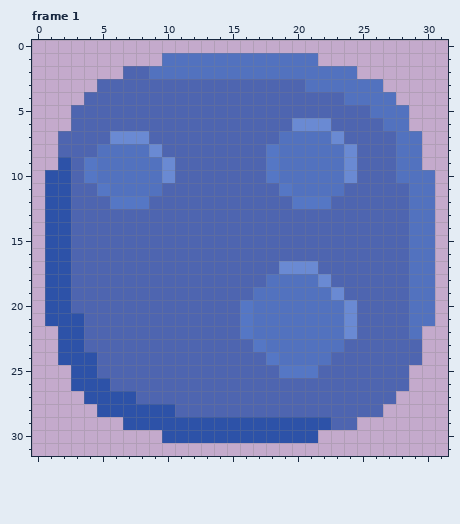
Pixel-art file: WIP Assets/Player/Player_Idle.ase. Above: the version before the commit.
32x32 pixels, 4 frames. Colours within 5 levels of each other are drawn and written as one. Shown: frame 1. The commit also changed other frames, which this record leaves out.
After:
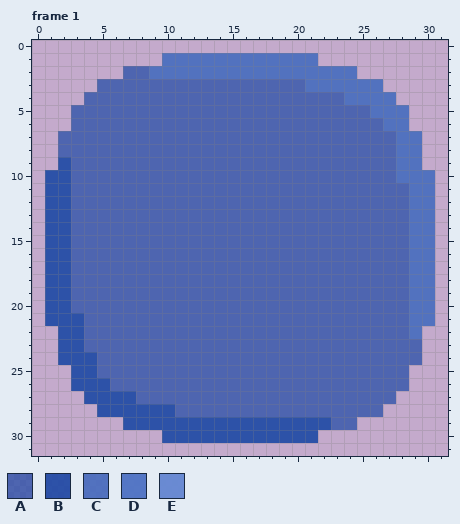
Palette (. is transparent): A #204aa5b7  B #204aa5eb  C #476cbee8  D #5175c5f7  E #6789d3f7
Difference:
layer "Bubbles/Top Right" now hidden
layer "Bubbles/Top Left" now hidden
layer "Bubbles/Bottom" now hidden
Frame 1:
y 6: x 20..22 EEE -> AAA
y 7: x 6..8 EEE -> AAA; x 19..23 CCCCE -> AAAAA
y 8: x 5..9 CCCCE -> AAAAA; x 18..24 DCCCCCE -> AAAAAAA
y 9..10: x 4..10 DCCCCCE -> AAAAAAA; x 18..24 DCCCCCE -> AAAAAAA
y 11: x 5..9 DCCCC -> AAAAA; x 19..23 DCCCC -> AAAAA
y 12: x 6..8 DDD -> AAA; x 20..22 DDD -> AAA
y 17: x 19..21 EEE -> AAA
y 18: x 18..22 CCCCE -> AAAAA
y 19: x 17..23 CCCCCCE -> AAAAAAA
y 20..22: x 16..24 DCCCCCCCE -> AAAAAAAAA
y 23: x 17..23 DCCCCCC -> AAAAAAA
y 24: x 18..22 DCCCC -> AAAAA
y 25: x 19..21 DDD -> AAA
